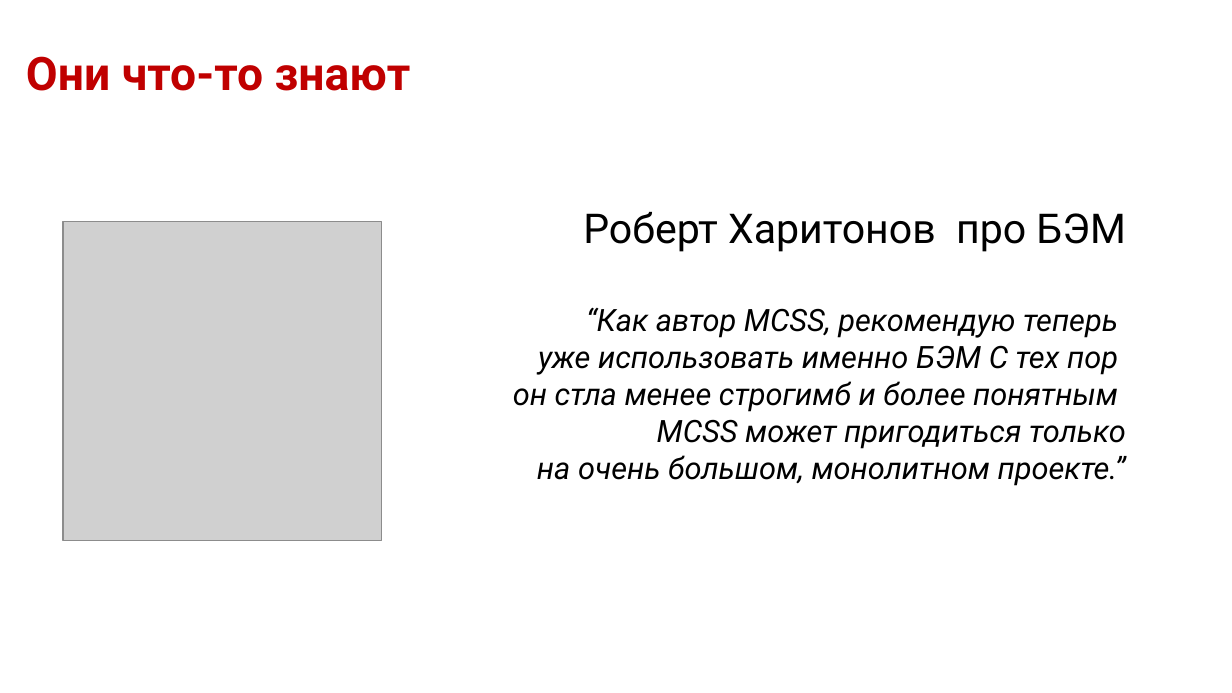
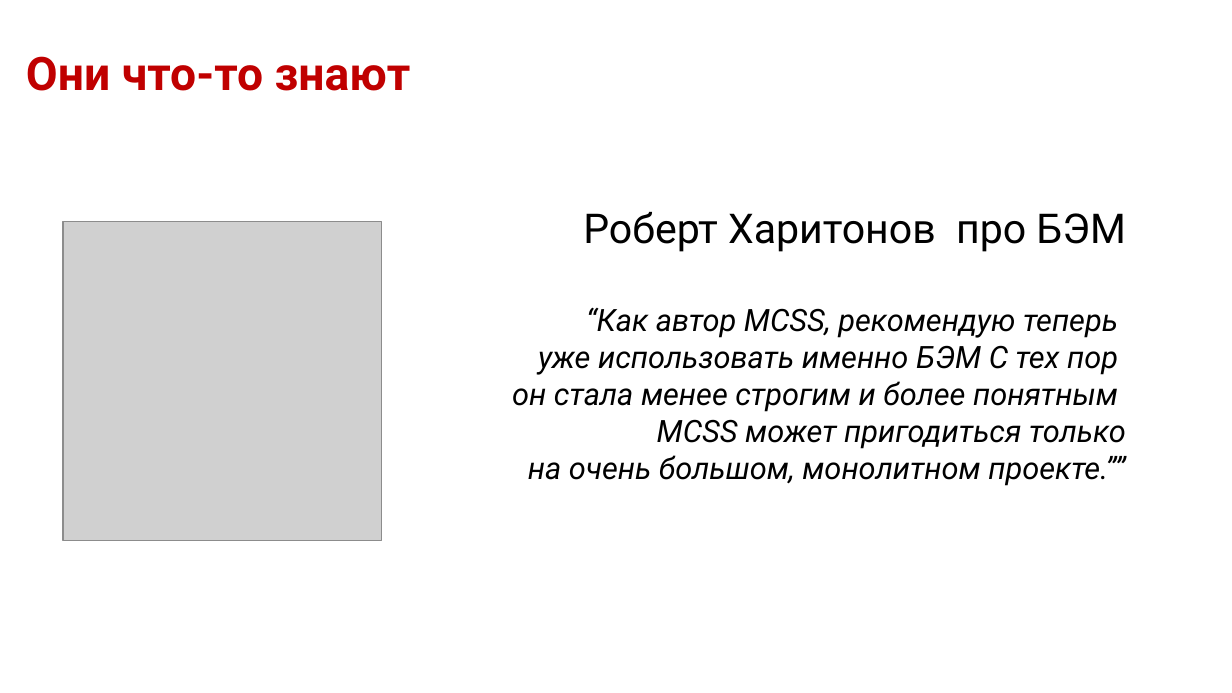
Before and after one commit to dedn/BEM, a slide deck: slide 9 of bem.odp (slide 10 before the commit). Drawn at 1232x693 pixels with LibreOffice and Linux fonts; fonts in the diff are those of the drawing; grey boxes stand for pictures; background and template pictures are left out. Boxes give left, top, right and bottom in pixels: in the first picture for what was removed or moved away, otherwise in the second. Text is boxed around its words. In the diff, an @@ line names an element or a change of style, - is before the commit and + after.

```diff
--- a/bem.odp
+++ b/bem.odp
@@ title at box(512, 212, 1126, 486): text changed @@
-Роберт Харитонов про БЭМ
-“Как автор MCSS, рекомендую теперь
-уже использовать именно БЭМ С тех пор
-он стла менее строгимб и более понятным
-MCSS может пригодиться только
-на очень большом, монолитном проекте.”
+Роберт Харитонов про БЭМ
+“Как автор MCSS, рекомендую теперь
+уже использовать именно БЭМ С тех пор
+он стала менее строгим и более понятным
+MCSS может пригодиться только
+на очень большом, монолитном проекте.””
```
Also in this commit, not shown: 6 other slides changed, 7 slides added, 2 slides removed, 11 other files.
